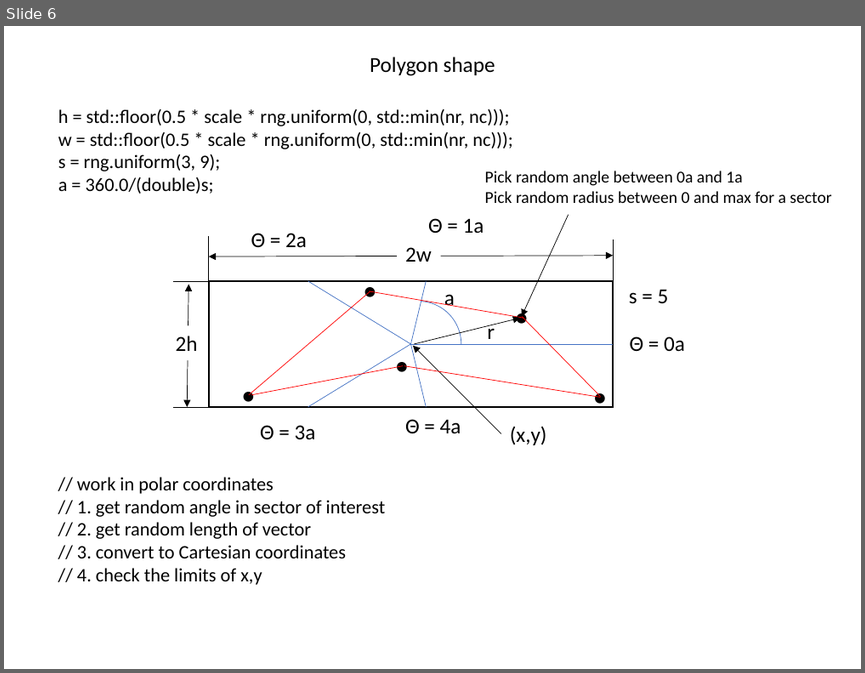
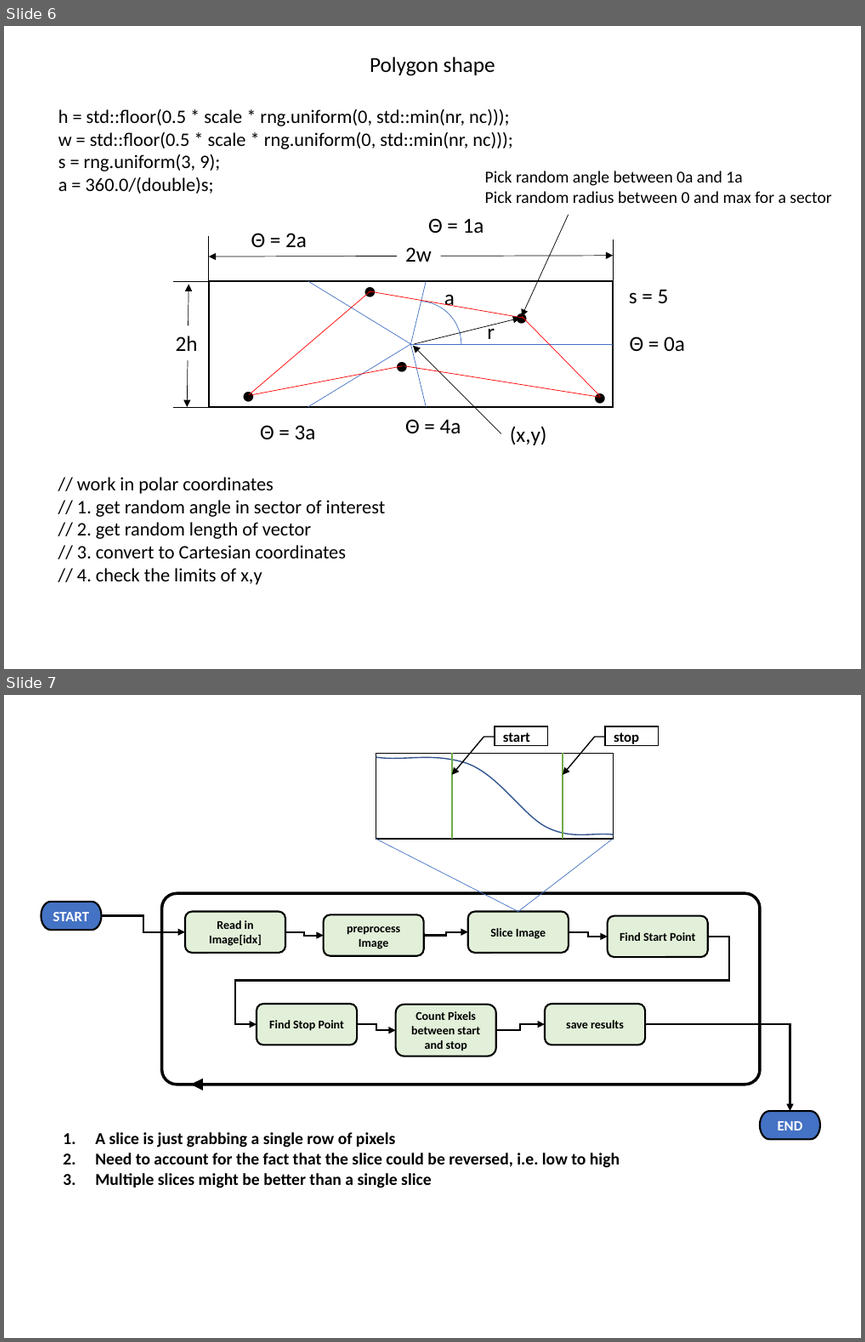
Before and after one commit to NSWC-Crane/playground, a slide deck: blur_process.pptx. Shown one above the other, each under a label of ours: slide 6 before the commit, slides 6 and 7 after it. The pictures are 865x673 and 865x1342 pixels, drawn with LibreOffice and Linux fonts; fonts in the diff are those of the drawing. Boxes give left, top, right and bottom in pixels: in the first picture for what was removed or moved away, otherwise in the second. Text is boxed around its words. In the diff, an @@ line names an element or a change of style, - is before the commit and + after.

```diff
--- a/blur_process.pptx
+++ b/blur_process.pptx
@@ slide 7 added at bbox=[4, 695, 861, 1338], background #FFFFFF @@
@@ group added at bbox=[375, 726, 658, 839]: 2 lines, 2 border callouts, 1 rectangle, 1 freeform shape @@
+start
+stop
@@ line added from (518, 912) to (375, 839), #4472C4 0.5 pt @@
@@ line added from (518, 912) to (613, 839), #4472C4 0.5 pt @@
@@ rounded rectangle added at bbox=[161, 893, 760, 1084], outline #000000 2.5 pt @@
@@ pill shape added at bbox=[41, 902, 101, 930], fill #4472C4, outline #000000 1.5 pt, 12 pt, text #FFFFFF, bold @@
+START
@@ elbow arrow added from (102, 915) to (185, 932), #000000 1.5 pt @@
@@ rounded rectangle added at bbox=[185, 912, 285, 953], fill #E2F0D9, outline #000000 1.5 pt, 10 pt, text #000000, bold @@
+Read in Image[idx]
@@ rounded rectangle added at bbox=[324, 914, 424, 955], fill #E2F0D9, outline #000000 1.5 pt, 10 pt, text #000000, bold @@
+preprocess Image
@@ rounded rectangle added at bbox=[467, 912, 568, 953], fill #E2F0D9, outline #000000 1.5 pt, 10 pt, text #000000, bold @@
+Slice Image
@@ rounded rectangle added at bbox=[608, 916, 708, 957], fill #E2F0D9, outline #000000 1.5 pt, 10 pt, text #000000, bold @@
+Find Start Point
@@ elbow arrow added from (708, 936) to (256, 1024), #000000 1.5 pt @@
@@ elbow arrow added from (285, 932) to (324, 935), #000000 1.5 pt @@
@@ elbow arrow added from (424, 935) to (467, 932), #000000 1.5 pt @@
@@ elbow arrow added from (568, 932) to (608, 936), #000000 1.5 pt @@
@@ rounded rectangle added at bbox=[256, 1004, 357, 1044], fill #E2F0D9, outline #000000 1.5 pt, 10 pt, text #000000, bold @@
+Find Stop Point
@@ elbow arrow added from (357, 1024) to (396, 1030), #000000 1.5 pt @@
@@ rounded rectangle added at bbox=[396, 1004, 496, 1055], fill #E2F0D9, outline #000000 1.5 pt, 10 pt, text #000000, bold @@
+Count Pixels between start and stop
@@ elbow arrow added from (496, 1030) to (545, 1024), #000000 1.5 pt @@
@@ rounded rectangle added at bbox=[545, 1004, 645, 1044], fill #E2F0D9, outline #000000 1.5 pt, 10 pt, text #000000, bold @@
+save results
@@ elbow arrow added from (645, 1024) to (789, 1111), #000000 1.5 pt @@
@@ arrow added from (256, 1084) to (191, 1084), #000000 2 pt @@
@@ pill shape added at bbox=[760, 1111, 820, 1139], fill #4472C4, outline #000000 1.5 pt, 12 pt, text #FFFFFF, bold @@
+END
@@ text added at bbox=[95, 1132, 619, 1188], 14 pt, text #000000, bold @@
+1. A slice is just grabbing a single row of pixels
+2. Need to account for the fact that the slice could be reversed, i.e. low to high
+3. Multiple slices might be better than a single slice
```
